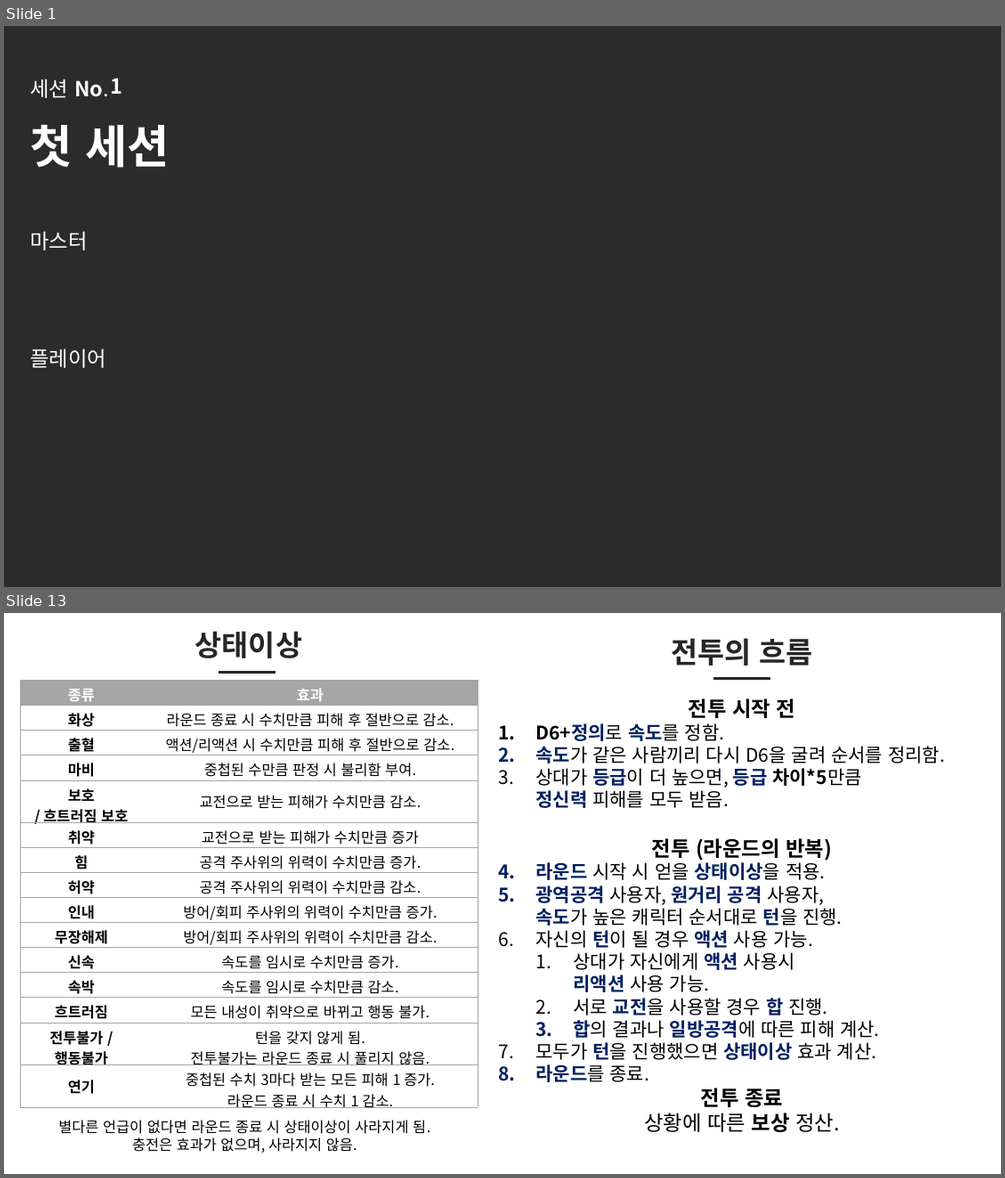
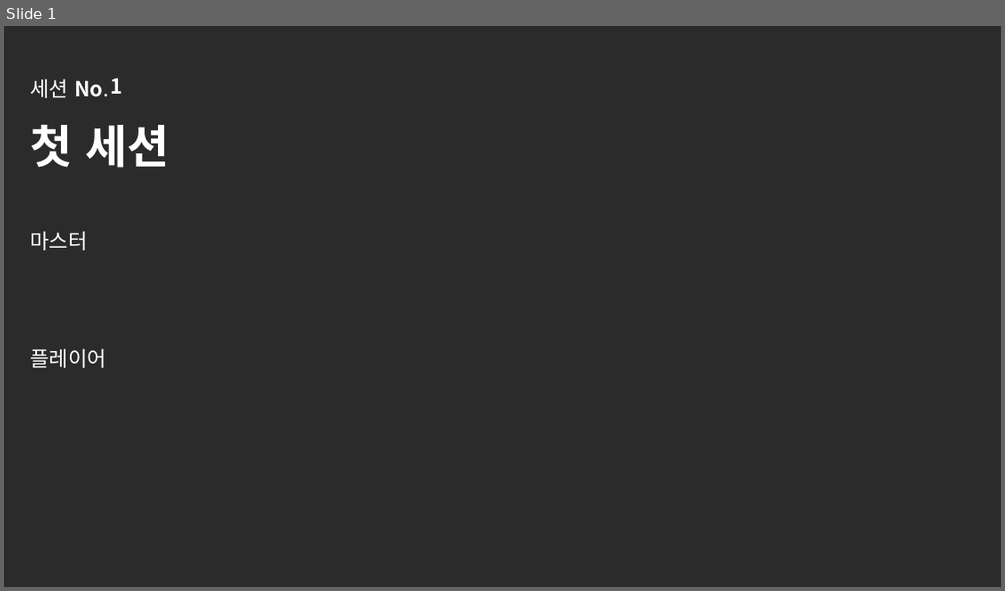
Before and after one commit to helloing0119/lobotomytrpg, a slide deck: 롭티알_진행.pptx. Shown one above the other, each under a label of ours: slides 1 and 13 before the commit, slide 1 after it; the slides between them are not shown. The pictures are 1005x1178 and 1005x591 pixels, drawn with LibreOffice and Linux fonts; fonts in the diff are those of the drawing; background and template pictures are left out; a plain dark background stands for a picture behind light text. Boxes give left, top, right and bottom in pixels: in the first picture for what was removed or moved away, otherwise in the second. Text is boxed around its words. In the diff, an @@ line names an element or a change of style, - is before the commit and + after.

```diff
--- a/롭티알_진행.pptx
+++ b/롭티알_진행.pptx
@@ slide 13 removed at <box>4,613,1001,1174</box>, background #FFFFFF @@
@@ text removed at <box>195,631,302,658</box> @@
-상태이상
@@ text removed at <box>671,638,813,666</box> @@
-전투의 흐름
@@ table removed at <box>20,681,477,1111</box>, 15 rows, 2 columns @@
-종류 | 효과
-화상 | 라운드 종료 시 수치만큼 피해 후 절반으로 감소.
-출혈 | 액션/리액션 시 수치만큼 피해 후 절반으로 감소.
-마비 | 중첩된 수만큼 판정 시 불리함 부여.
-보호 / 흐트러짐 보호 | 교전으로 받는 피해가 수치만큼 감소.
-취약 | 교전으로 받는 피해가 수치만큼 증가
-힘 | 공격 주사위의 위력이 수치만큼 증가.
-허약 | 공격 주사위의 위력이 수치만큼 감소.
-인내 | 방어/회피 주사위의 위력이 수치만큼 증가.
-무장해제 | 방어/회피 주사위의 위력이 수치만큼 감소.
-신속 | 속도를 임시로 수치만큼 증가.
-속박 | 속도를 임시로 수치만큼 감소.
-흐트러짐 | 모든 내성이 취약으로 바뀌고 행동 불가.
-전투불가 / / 행동불가 | 턴을 갖지 않게 됨. 전투불가는 라운드 종료 시 풀리지 않음.
-연기 | 중첩된 수치 3마다 받는 모든 피해 1 증가. / 라운드 종료 시 수치 1 감소.
@@ line removed from (218, 672) to (275, 672) @@
@@ line removed from (713, 678) to (770, 678) @@
@@ text removed at <box>535,698,945,1132</box> @@
-전투 시작 전
-1. D6+정의로 속도를 정함.
-2. 속도가 같은 사람끼리 다시 D6을 굴려 순서를 정리함.
-3. 상대가 등급이 더 높으면, 등급 차이*5만큼
-   정신력 피해를 모두 받음.
-전투 (라운드의 반복)
-1. 라운드 시작 시 얻을 상태이상을 적용.
-2. 광역공격 사용자, 원거리 공격 사용자,
-   속도가 높은 캐릭터 순서대로 턴을 진행.
-3. 자신의 턴이 될 경우 액션 사용 가능.
-  1. 상대가 자신에게 액션 사용시
-     리액션 사용 가능.
-  2. 서로 교전을 사용할 경우 합 진행.
-  3. 합의 결과나 일방공격에 따른 피해 계산.
-4. 모두가 턴을 진행했으면 상태이상 효과 계산.
-5. 라운드를 종료.
-전투 종료
-상황에 따른 보상 정산.
@@ text removed at <box>58,1119,430,1152</box> @@
-별다른 언급이 없다면 라운드 종료 시 상태이상이 사라지게 됨.
-충전은 효과가 없으며, 사라지지 않음.
```
Also in this commit, not shown: 2 slides added, 1 other slide removed, 1 other file.
